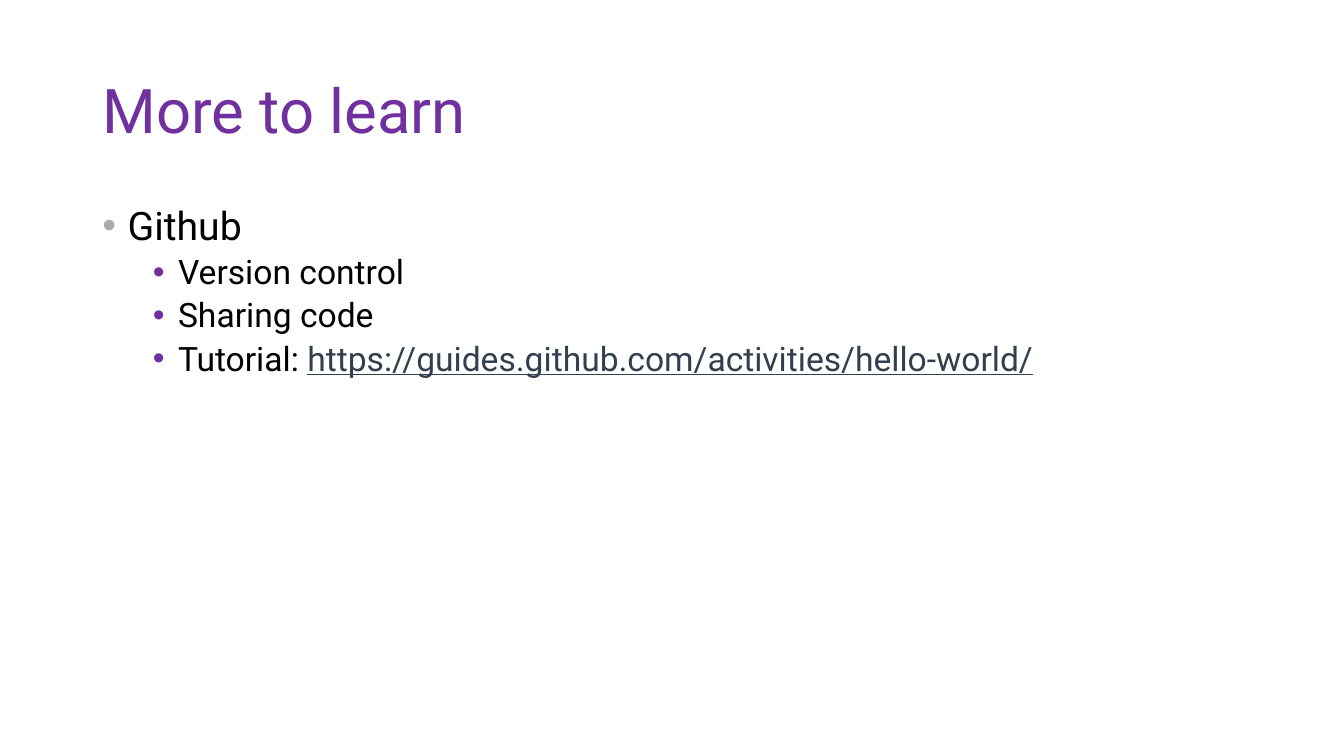
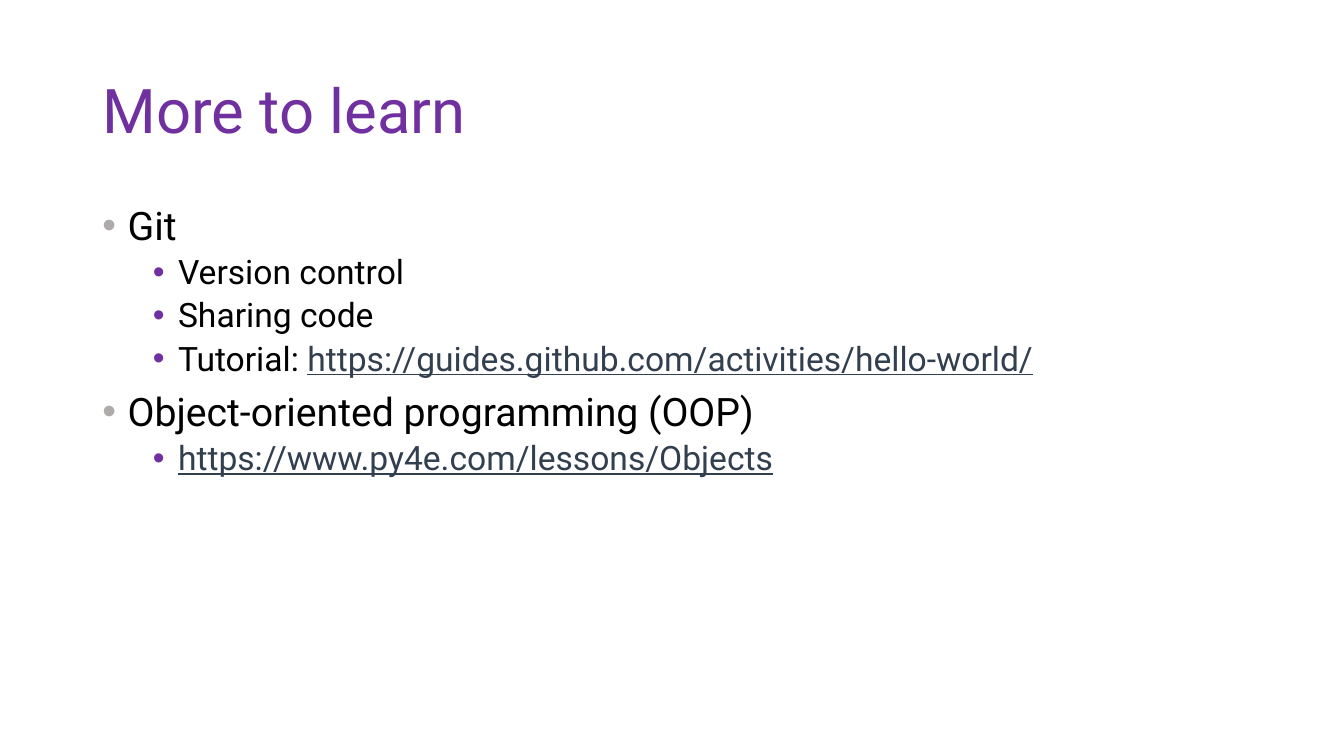
Before and after one commit to DoriMG/SN_python_course, a slide deck: slide 5 of lectures/5_resources_and_feedback.pptx. Drawn at 1344x756 pixels with LibreOffice and Linux fonts; fonts in the diff are those of the drawing. Boxes give left, top, right and bottom in pixels: in the first picture for what was removed or moved away, otherwise in the second. Text is boxed around its words. In the diff, an @@ line names an element or a change of style, - is before the commit and + after.

```diff
--- a/lectures/5_resources_and_feedback.pptx
+++ b/lectures/5_resources_and_feedback.pptx
@@ text at (x1=128, y1=211, x2=177, y2=241): text changed @@
-• Github
+• Git
@@ text at (x1=128, y1=394, x2=773, y2=477): paragraphs added @@
+• Object-oriented programming (OOP)
+  • https://www.py4e.com/lessons/Objects
```
Also in this commit, not shown: 1 slide added.
